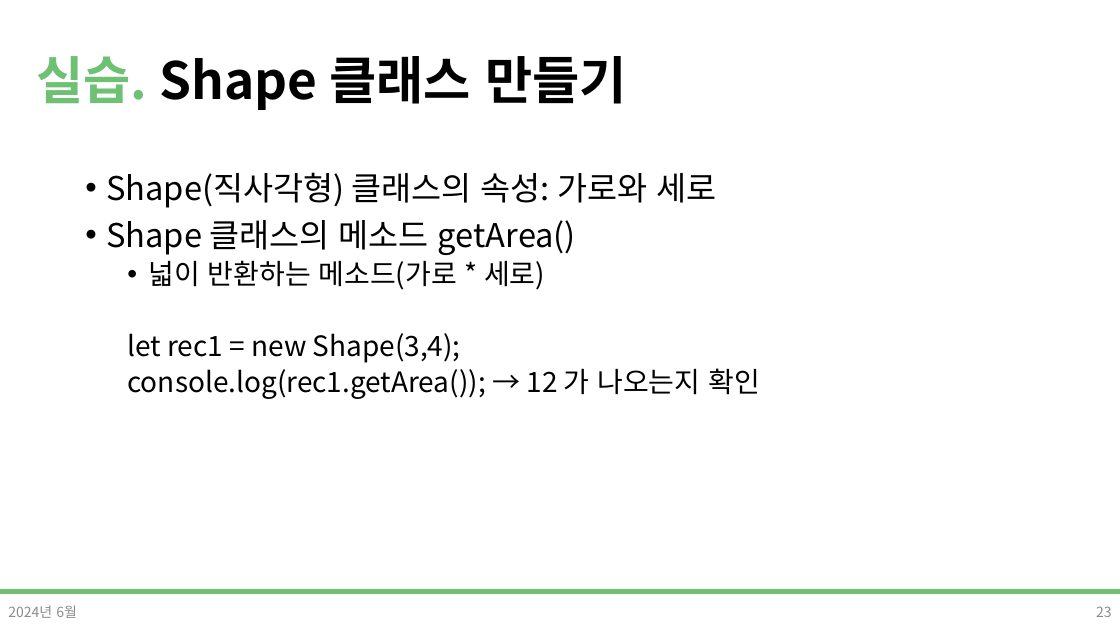
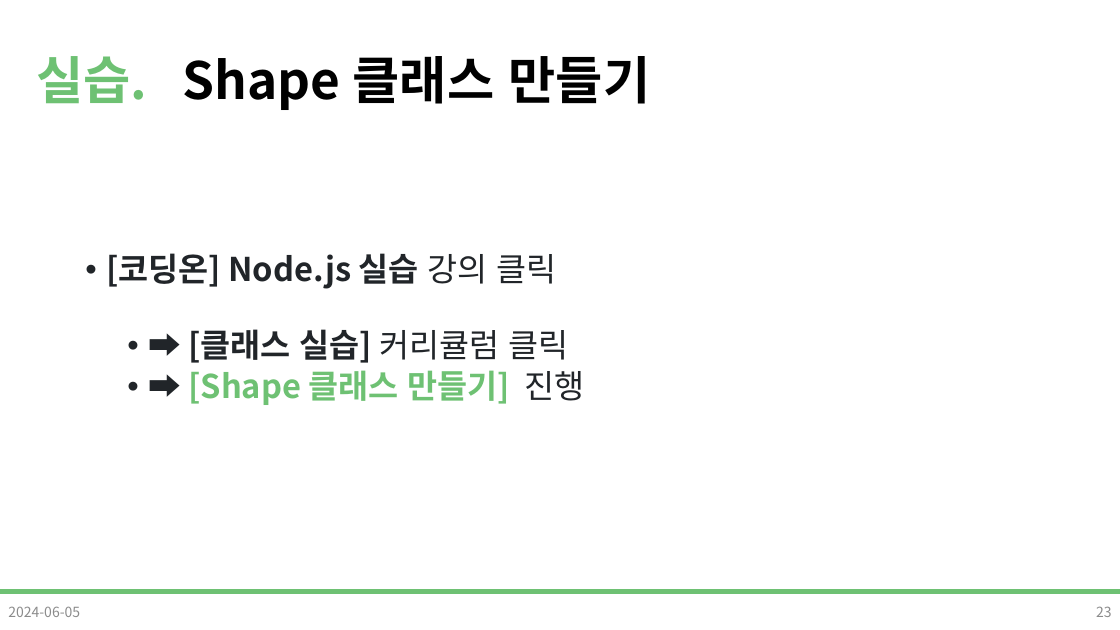
Before and after one commit to DevDamon0527/SeSAC_Yeongdeungpo_Campus_6th, a slide deck: slide 23 of material/[SeSAC_YDP_6] 09_Javascript_고급.pptx. Drawn at 1120x630 pixels with LibreOffice and Linux fonts; fonts in the diff are those of the drawing; background and template pictures are left out. Boxes give left, top, right and bottom in pixels: in the first picture for what was removed or moved away, otherwise in the second. Text is boxed around its words. In the diff, an @@ line names an element or a change of style, - is before the commit and + after.

```diff
--- a/material/[SeSAC_YDP_6] 09_Javascript_고급.pptx
+++ b/material/[SeSAC_YDP_6] 09_Javascript_고급.pptx
@@ title "실습. Shape 클래스 만들기" rewrapped from bbox=[36, 56, 627, 110] to bbox=[36, 56, 651, 110] @@
@@ text at bbox=[106, 253, 585, 405]: text changed; size 24 to 28 pt; text colour #000000 to #212529; bold on @@
-• Shape(직사각형) 클래스의 속성: 가로와 세로
-• Shape 클래스의 메소드 getArea()
-  • 넓이 반환하는 메소드(가로 * 세로)
-  let rec1 = new Shape(3,4);
-  console.log(rec1.getArea()); → 12 가 나오는지 확인
+• [코딩온] Node.js 실습 강의 클릭
+  • ➡ [클래스 실습] 커리큘럼 클릭
+  • ➡ [Shape 클래스 만들기] 진행
@@ text at bbox=[8, 606, 80, 617]: text changed @@
-2024년 6월
+2024-06-05
```
Also in this commit, not shown: 9 other slides changed, 1 slide added, 2 slides removed, 1 other file.
